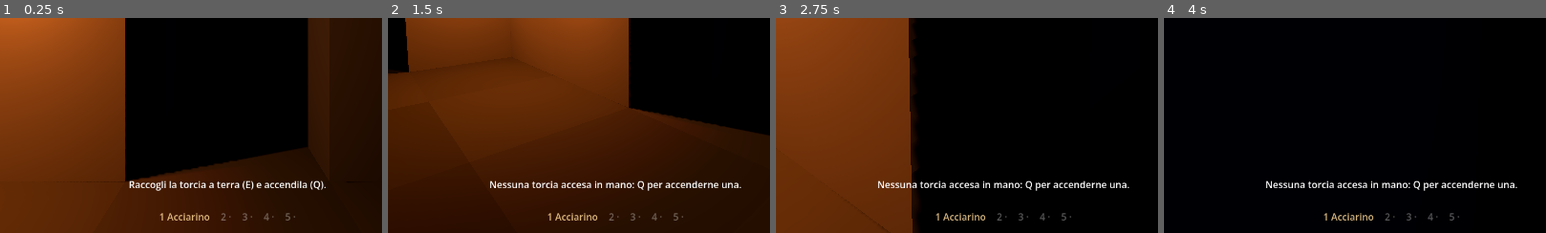
Above: before the commit, frames 1-4 (left to right).
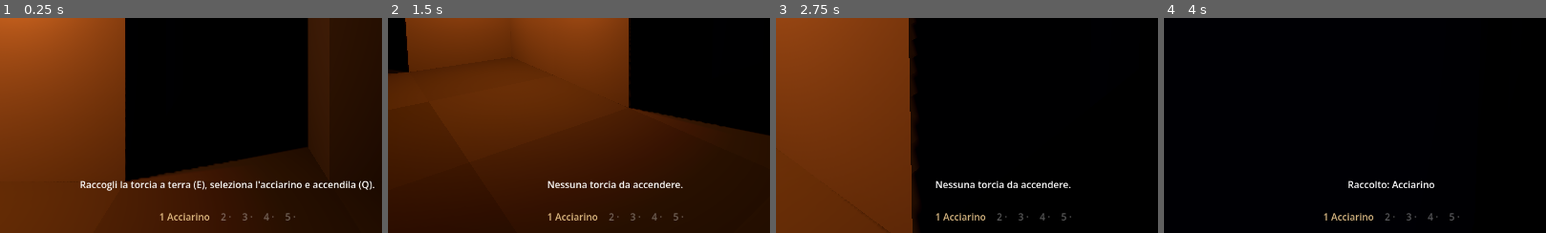
Above: after the commit, the same moments.

Repository: Yanez86/dungeon-oscurita
Game: Godot game, scene res://scenes/main.tscn
The game is run twice, just before and just after one commit, with the same random seed, the same clock (stepped at 60 frames per second) and the same inputs.
Inputs (mouse positions are % of the whole screen's width and height, from its top left):
- Up to frame 1 (0.25 s): no input
- Up to frame 2 (1.5 s): tap Enter at 0.5 s; move the mouse to (72, 45) at 0.52 s; hold D (move_right) 0.53-1.28 s; tap Q (new_torch) at 0.6 s; click (72, 45) at 0.67 s; tap F (torch_toggle) at 0.8, 1.35 s; move the mouse to (45, 50) at 1.27 s; hold W (move_forward) from 1.28 s (still down)
- Up to frame 3 (2.75 s): keep holding W (move_forward); tap Q (new_torch) at 1.55 s; move the mouse to (52, 48) at 2.02 s; hold Ctrl (crouch) from 2.03 s (still down); tap F (torch_toggle) at 2.3 s
- Up to frame 4 (4 s): keep holding W (move_forward); move the mouse to (49, 52) at 2.77 s; release Ctrl (crouch) at 2.78 s; tap G (drop) at 2.85 s; tap Q (new_torch) at 3.05 s; tap Space at 3.5 s; move the mouse to (57, 51) at 3.52 s; tap E (interact) at 3.6 s; tap F (torch_toggle) at 3.8 s
The pictures show only the part of the screen within x 20-70%, y 50-100%; the shares and areas given below are measured in that part.

The runs differ from the first frame. In frame 1, 1.7% of the frame differs, in the area x 21-98%, y 75-81%; in frame 2, 1.3%; in frame 3, 1.3%; in frame 4, 1.2%.

Commit message:
Torcia: si accende con acciarino selezionato + Q, riquadro "torcia accesa" nell'HUD
- Q al buio richiede l'acciarino selezionato: riaccende la torcia già usata,
  se è consumata ne accende una di scorta. F ora serve solo a spegnere.
- Nuovo TorchBuff a sinistra (stile minimappa): stato vago della fiamma,
  tempo esatto solo nelle build di debug.
- Inventory.selected_item() con test.

Co-Authored-By: Claude Opus 5.5 <noreply@anthropic.com>

Diff:
--- a/scripts/items/inventory.gd
+++ b/scripts/items/inventory.gd
@@ -61,6 +61,11 @@
 	return id
 
 
+## Id dell'oggetto nello slot selezionato (&"" se vuoto).
+func selected_item() -> StringName:
+	return slots[selected]
+
+
 func select(slot: int) -> void:
 	if slot >= 0 and slot < slots.size() and slot != selected:
 		selected = slot
--- a/scripts/player/player.gd
+++ b/scripts/player/player.gd
@@ -56,7 +56,7 @@
 	for id in start_items:
 		inventory.add(id)
 	torch.empty()
-	message.emit("Raccogli la torcia a terra (E) e accendila (Q).")
+	message.emit("Raccogli la torcia a terra (E), seleziona l'acciarino e accendila (Q).")
 
 
 func _physics_process(delta: float) -> void:
@@ -96,9 +96,9 @@
 	if input.select_slot >= 0:
 		inventory.select(input.select_slot)
 	if input.torch_toggle:
-		_toggle_torch()
+		_extinguish_torch()
 	if input.new_torch:
-		_light_spare_torch()
+		_light_torch()
 	if input.interact:
 		if nearby_pickup:
 			_pick_up()
@@ -108,33 +108,45 @@
 		_drop_selected()
 
 
-## F: spegnere è gratis, riaccendere richiede l'acciarino.
-func _toggle_torch() -> void:
+## F: spegnere è sempre gratis (per riaccendere: acciarino selezionato + Q).
+func _extinguish_torch() -> void:
 	if torch.lit:
 		torch.extinguish()
-	elif torch.fuel <= 0.0:
-		message.emit("Nessuna torcia accesa in mano: Q per accenderne una.")
-	elif not inventory.has(Items.FLINT):
-		message.emit("Serve un acciarino per riaccenderla.")
+	elif torch.fuel > 0.0 or inventory.has(Items.TORCH):
+		message.emit("Per accenderla seleziona l'acciarino e premi Q.")
+
+
+## Q: con la torcia in mano accesa se ne accende una di scorta dalla sua fiamma
+## (quella vecchia si butta). Al buio serve l'acciarino selezionato: si riaccende
+## prima la torcia già usata e, se è consumata, una di scorta.
+func _light_torch() -> void:
+	if torch.lit:
+		if not inventory.remove(Items.TORCH):
+			message.emit("Nessuna torcia di scorta.")
+			return
+		torch.refill()
+		message.emit("Nuova torcia accesa.")
+		return
+
+	var relight := torch.fuel > 0.0
+	if not relight and not inventory.has(Items.TORCH):
+		message.emit("Nessuna torcia da accendere.")
+		return
+	if inventory.selected_item() != Items.FLINT:
+		var slot := inventory.slots.find(Items.FLINT)
+		if slot == -1:
+			message.emit("Serve un acciarino per accenderla.")
+		else:
+			message.emit("Seleziona l'acciarino (%d) e premi Q." % (slot + 1))
+		return
+	NoiseBus.emit_noise(global_position, flint_loudness, self)
+	if relight:
+		torch.relight()
+		message.emit("Torcia riaccesa.")
 	else:
-		torch.relight()
-		NoiseBus.emit_noise(global_position, flint_loudness, self)
-
-
-## Q: accende una torcia di scorta al posto di quella in mano (che si butta).
-## Se quella in mano è accesa si usa la sua fiamma, altrimenti serve l'acciarino.
-func _light_spare_torch() -> void:
-	if not inventory.has(Items.TORCH):
-		message.emit("Nessuna torcia di scorta.")
-		return
-	if not torch.lit:
-		if not inventory.has(Items.FLINT):
-			message.emit("Serve un acciarino per accenderla.")
-			return
-		NoiseBus.emit_noise(global_position, flint_loudness, self)
-	inventory.remove(Items.TORCH)
-	torch.refill()
-	message.emit("Nuova torcia accesa.")
+		inventory.remove(Items.TORCH)
+		torch.refill()
+		message.emit("Nuova torcia accesa.")
 
 
 ## E: raccoglie l'oggetto più vicino, se c'è posto.
--- a/scripts/ui/debug_overlay.gd
+++ b/scripts/ui/debug_overlay.gd
@@ -13,7 +13,7 @@
 	_corner.modulate = Color(1, 1, 1, 0.6)
 	add_child(_corner)
 
-	_details.position = Vector2(8, 8)
+	_details.position = Vector2(8, 110)  # sotto il riquadro della torcia
 	_details.visible = false
 	add_child(_details)
 
@@ -38,7 +38,7 @@
 	lines.append("Rumore: %s" % "|".repeat(int(NoiseBus.last_loudness * 20.0)))
 	lines.append("")
 	lines.append("WASD muovi · Shift corri · Ctrl accovacciati")
-	lines.append("F spegni/riaccendi torcia (serve l'acciarino) · Q torcia nuova")
+	lines.append("F spegni torcia · Q accendi (al buio: acciarino selezionato)")
 	lines.append("E raccogli · 1-5 scegli slot · G lascia a terra")
 	lines.append("R nuova partita · Esc libera il mouse")
 	_details.text = "\n".join(lines)
--- a/scripts/ui/hud.gd
+++ b/scripts/ui/hud.gd
@@ -1,7 +1,8 @@
 class_name Hud
 extends CanvasLayer
 ## Interfaccia minima (GDD): nessuna barra della torcia, solo gli slot
-## dell'inventario in basso, poco visibili, e brevi messaggi che svaniscono.
+## dell'inventario in basso, poco visibili, brevi messaggi che svaniscono
+## e, a sinistra, un riquadro vago sulla torcia accesa (vedi torch_buff.gd).
 ## Un CanvasLayer disegna i suoi nodi sopra la scena 3D.
 
 @export var message_time := 2.5  ## secondi prima che un messaggio sparisca
@@ -10,6 +11,7 @@
 	set = _set_player
 
 var minimap := Minimap.new()
+var torch_buff := TorchBuff.new()
 
 var _slots := HBoxContainer.new()
 var _prompt := Label.new()
@@ -38,11 +40,13 @@
 	add_child(_message)
 
 	add_child(minimap)
+	add_child(torch_buff)
 
 
 func _set_player(p: Player) -> void:
 	player = p
 	minimap.player = p
+	torch_buff.torch = p.torch
 	player.message.connect(_show_message)
 	player.inventory.changed.connect(_refresh_slots)
 	_refresh_slots()
--- /dev/null
+++ b/scripts/ui/torch_buff.gd
@@ -0,0 +1,63 @@
+class_name TorchBuff
+extends PanelContainer
+## Riquadro "buff" a sinistra, con lo stesso stile della minimappa: compare solo
+## con la torcia accesa e dice a occhio quanto durerà (niente numeri, GDD).
+## Il tempo esatto si vede solo nelle build di debug, per i test.
+## PanelContainer: un contenitore che disegna uno sfondo (StyleBox) dietro ai figli.
+
+@export var margin := 16
+@export var background := Color(0, 0, 0, 0.35)       ## come la minimappa
+@export var title_color := Color(1.0, 0.85, 0.6, 0.95)
+@export var state_color := Color(0.62, 0.55, 0.45, 0.9)
+@export var show_exact_time := true  ## solo se la build è di debug (editor)
+@export_group("Soglie (frazione di combustibile)")
+@export var strong_above := 0.6   ## sopra: "Brucia bene"
+@export var weak_above := 0.25    ## sopra: "Si affievolisce"; sotto: "Sta per spegnersi"
+
+var torch: Torch
+
+var _title := Label.new()
+var _state := Label.new()
+var _time := Label.new()
+
+
+func _ready() -> void:
+	mouse_filter = Control.MOUSE_FILTER_IGNORE
+	var style := StyleBoxFlat.new()
+	style.bg_color = background
+	style.set_content_margin_all(8)
+	add_theme_stylebox_override("panel", style)
+	set_anchors_and_offsets_preset(Control.PRESET_TOP_LEFT, Control.PRESET_MODE_MINSIZE, margin)
+
+	var box := VBoxContainer.new()
+	box.add_theme_constant_override("separation", 0)
+	add_child(box)
+	_title.text = "Torcia accesa"
+	_title.modulate = title_color
+	box.add_child(_title)
+	_state.modulate = state_color
+	box.add_child(_state)
+	_time.modulate = state_color
+	_time.add_theme_font_size_override("font_size", 12)
+	_time.visible = show_exact_time and OS.is_debug_build()
+	box.add_child(_time)
+	visible = false
+
+
+func _process(_delta: float) -> void:
+	visible = torch != null and torch.lit
+	if not visible:
+		return
+	_state.text = describe(torch.fuel / torch.max_fuel)
+	if _time.visible:
+		var secs := ceili(torch.fuel)
+		_time.text = "%d:%02d" % [secs / 60, secs % 60]
+
+
+## Indicazione vaga della durata residua.
+func describe(ratio: float) -> String:
+	if ratio > strong_above:
+		return "Brucia bene"
+	if ratio > weak_above:
+		return "Si affievolisce"
+	return "Sta per spegnersi"
--- a/tests/test_inventory.gd
+++ b/tests/test_inventory.gd
@@ -44,8 +44,10 @@
 	var inv := Inv.new(3)
 	inv.add(It.TORCH)
 	inv.add(It.FLINT)
+	_check(inv.selected_item() == It.TORCH, "selected_item legge lo slot 0 all'inizio")
 	inv.select(1)
 	_check(inv.selected == 1, "select cambia lo slot selezionato")
+	_check(inv.selected_item() == It.FLINT, "selected_item segue la selezione")
 	inv.select(7)
 	_check(inv.selected == 1, "select fuori dai limiti ignorato")
 	_check(inv.take(inv.selected) == It.FLINT and not inv.has(It.FLINT), "take svuota lo slot selezionato")
Not shown, added: scripts/ui/torch_buff.gd.uid
Not shown, changed: README.md
